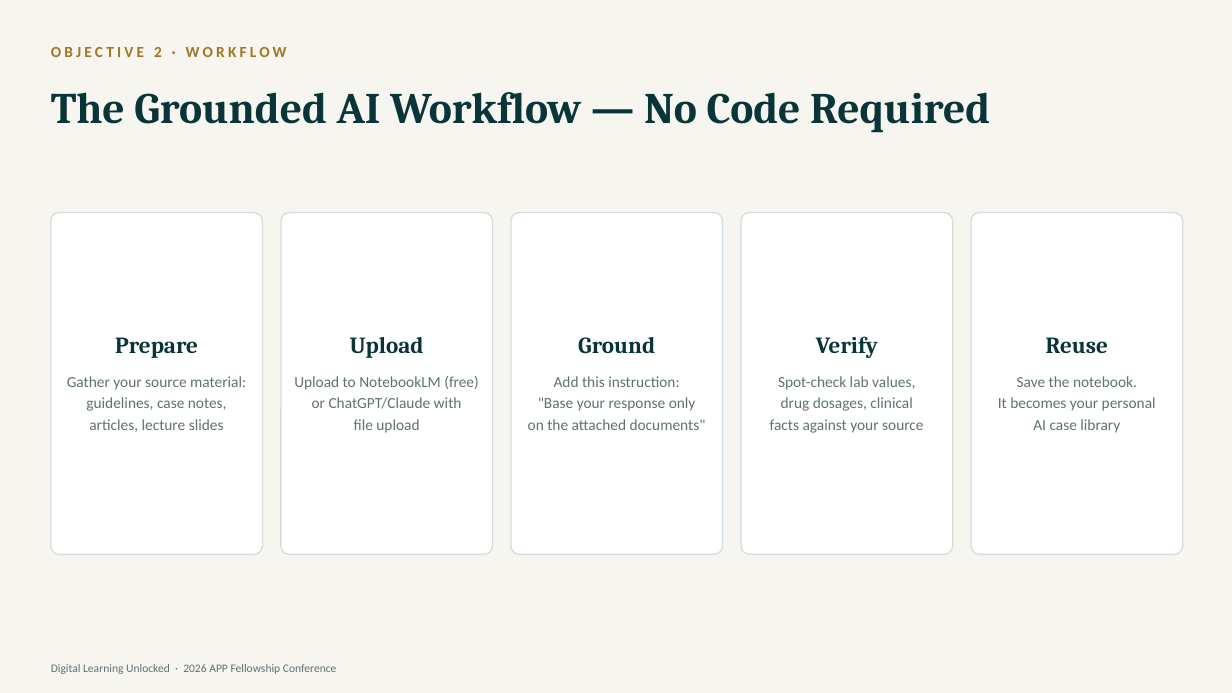
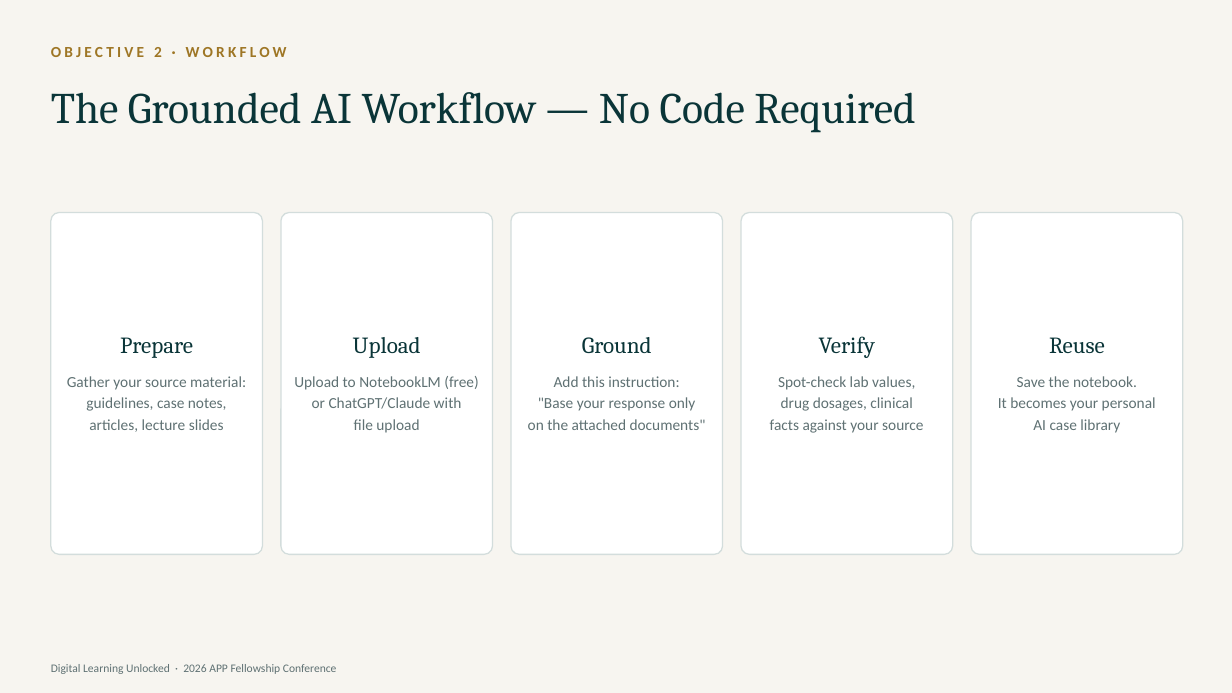
Before and after one commit to diana-brewer/digital-learning-unlocked, a slide deck: slide 13 of Digital Learning Unlocked - Slide Deck.pptx. Drawn at 1232x693 pixels with LibreOffice and Linux fonts; fonts in the diff are those of the drawing. Boxes give left, top, right and bottom in pixels: in the first picture for what was removed or moved away, otherwise in the second. Text is boxed around its words. In the diff, an @@ line names an element or a change of style, - is before the commit and + after.

```diff
--- a/Digital Learning Unlocked - Slide Deck.pptx
+++ b/Digital Learning Unlocked - Slide Deck.pptx
@@ bold off in 6 elements at (51,92,915,133), (819,336,875,358), (120,337,193,358), (353,337,421,358), (582,337,652,353), (1049,337,1105,353) @@
```
Also in this commit, not shown: 28 other slides changed, 2 other files.
